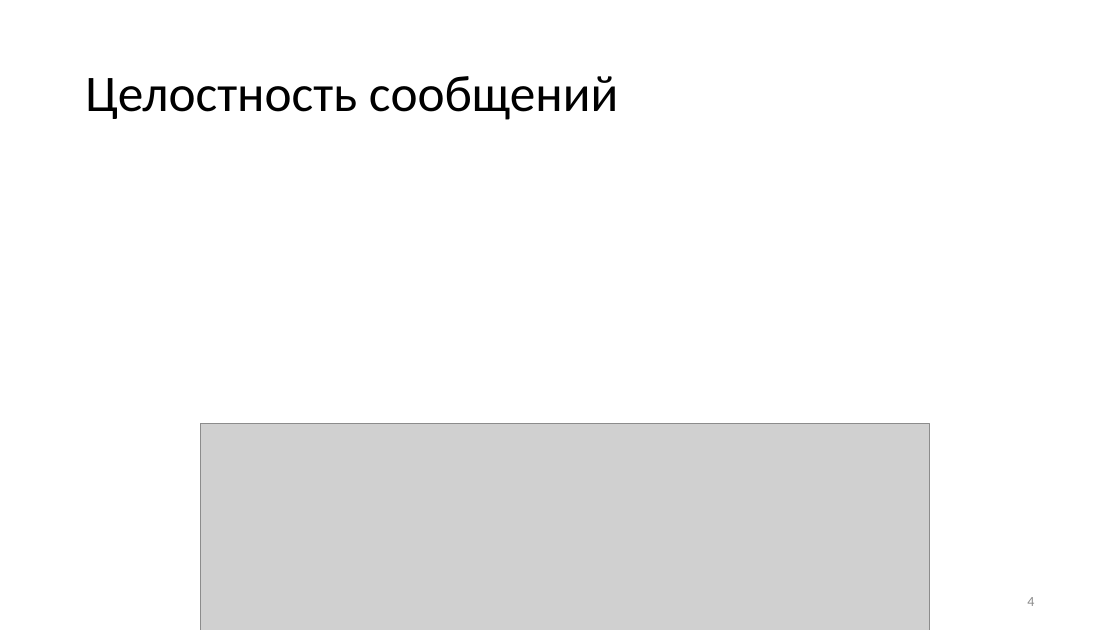
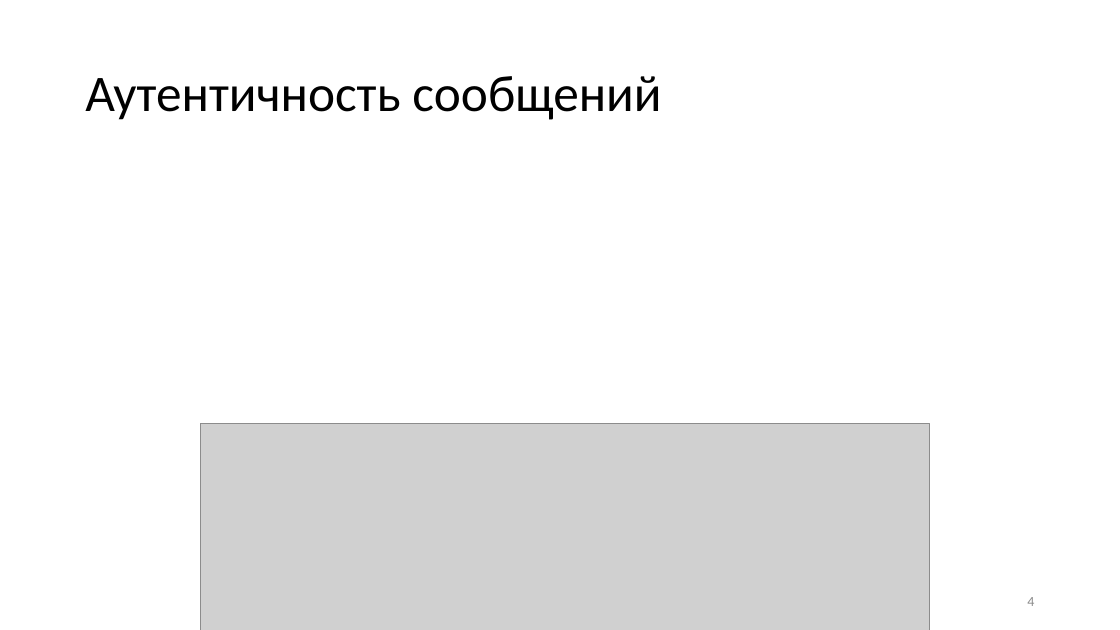
Before and after one commit to GeorgyFirsov-s-forks/CryptoLectures, a slide deck: slide 4 of Lectures/Lecture9.pptx. Drawn at 1120x630 pixels with LibreOffice and Linux fonts; fonts in the diff are those of the drawing; grey boxes stand for pictures. Boxes give left, top, right and bottom in pixels: in the first picture for what was removed or moved away, otherwise in the second. Text is boxed around its words. In the diff, an @@ line names an element or a change of style, - is before the commit and + after.

```diff
--- a/Lectures/Lecture9.pptx
+++ b/Lectures/Lecture9.pptx
@@ title at (85, 76, 661, 120): text changed @@
-Целостность сообщений
+Аутентичность сообщений
```
Also in this commit, not shown: 6 other slides changed, 1 slide added, 1 other file.
